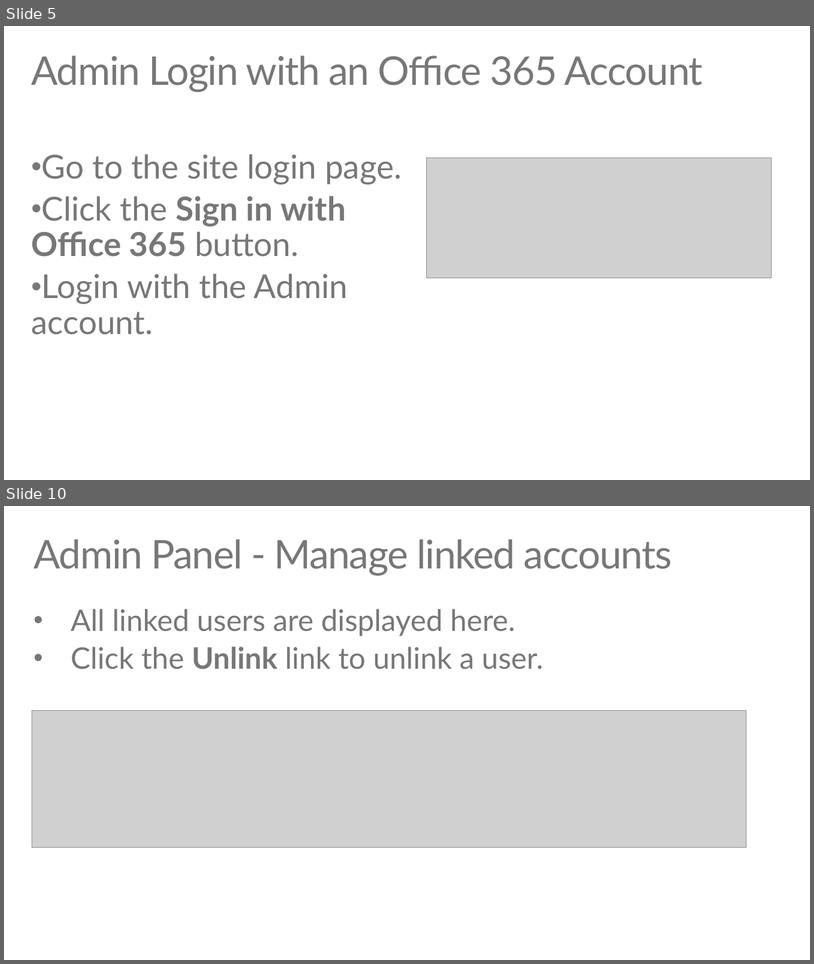
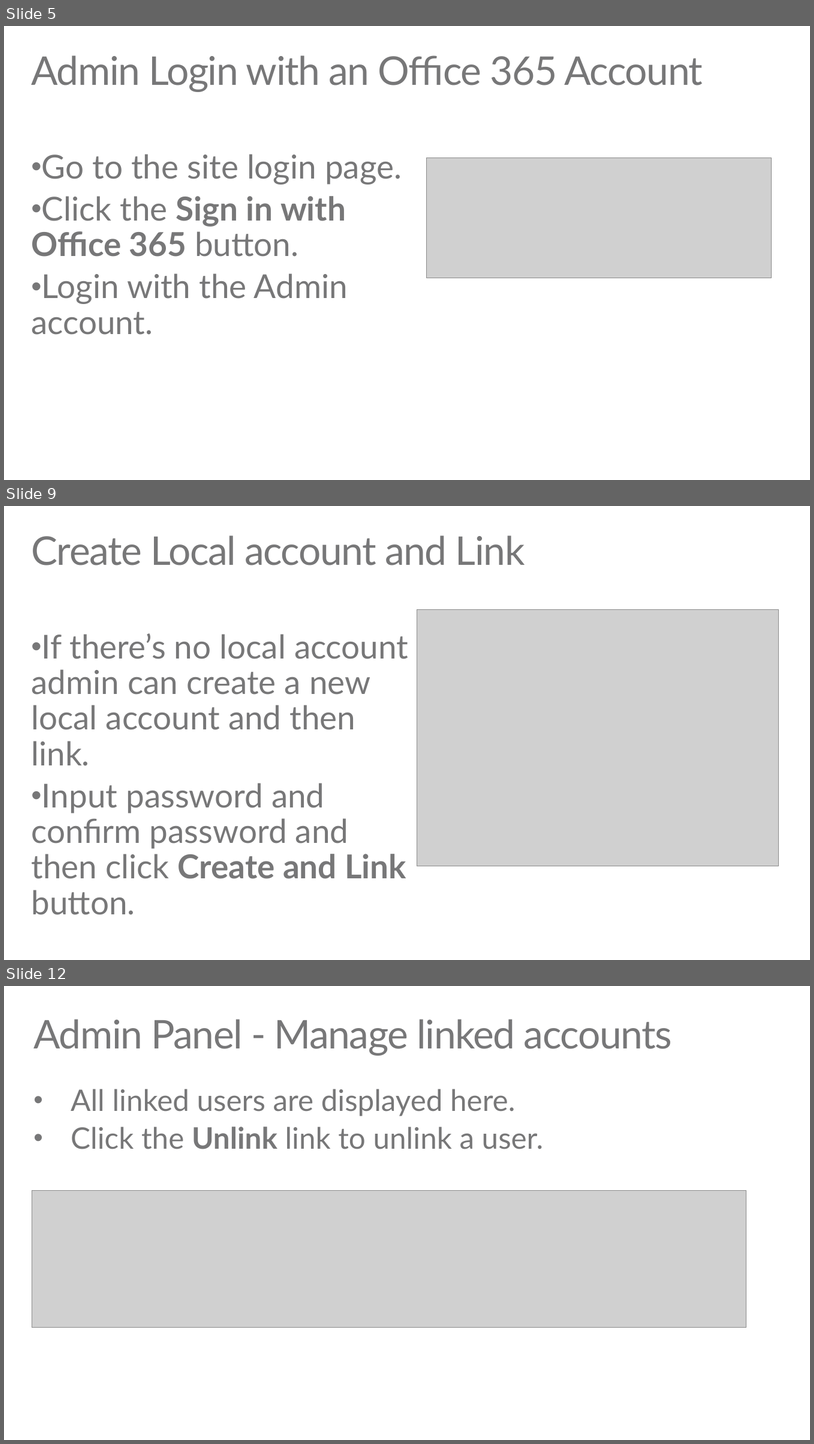
Before and after one commit to TJVering/EDUGraphAPI, a slide deck: EDU GRAPH-API Demo Script.pptx. Shown one above the other, each under a label of ours: slides 5 and 10 before the commit, slides 5, 9 and 12 after it; the slides between them are not shown. The pictures are 814x964 and 814x1444 pixels, drawn with LibreOffice and Linux fonts; fonts in the diff are those of the drawing; grey boxes stand for pictures. Boxes give left, top, right and bottom in pixels: in the first picture for what was removed or moved away, otherwise in the second. Text is boxed around its words. In the diff, an @@ line names an element or a change of style, - is before the commit and + after.

```diff
--- a/EDU GRAPH-API Demo Script.pptx
+++ b/EDU GRAPH-API Demo Script.pptx
@@ slide 9 added at (4,506,810,960), background #FFFFFF @@
@@ title added at (31,535,525,565), 48 pt, text #777778 @@
+Create Local account and Link
@@ picture added at (417,609,779,865) @@
@@ text added at (31,633,408,915), 40 pt, text #777778 @@
+• If there’s no local account admin can create a new local account and then link.
+• Input password and confirm password and then click Create and Link button.
@@ what was slide 10 is now slide 12 @@
```
Also in this commit, not shown: 10 slides changed, 10 other slides added, 3 slides removed, 27 other files.
